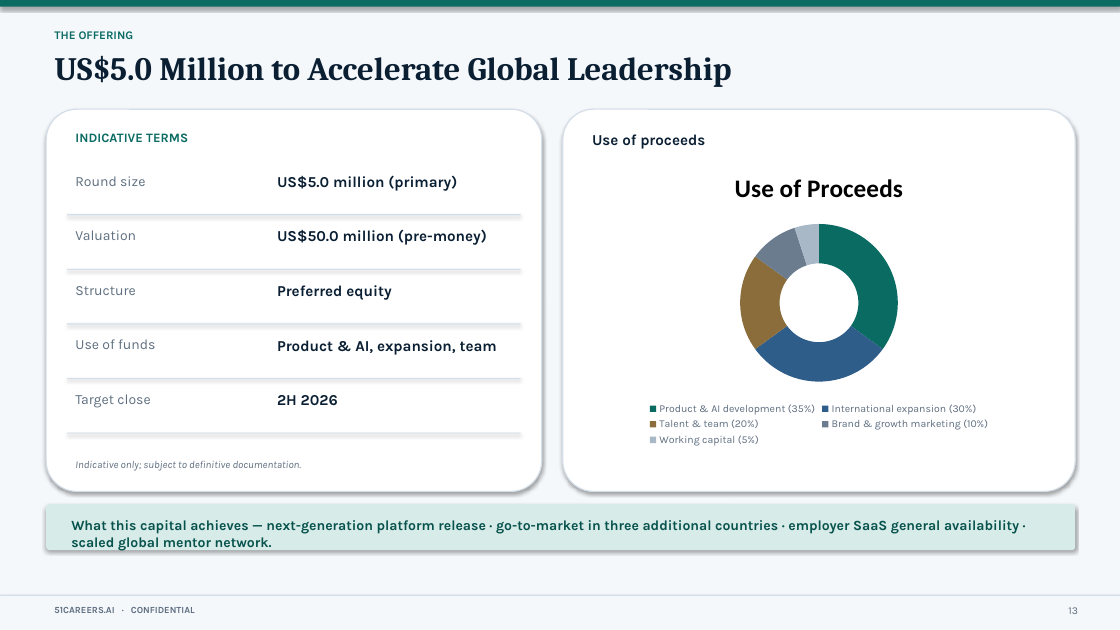
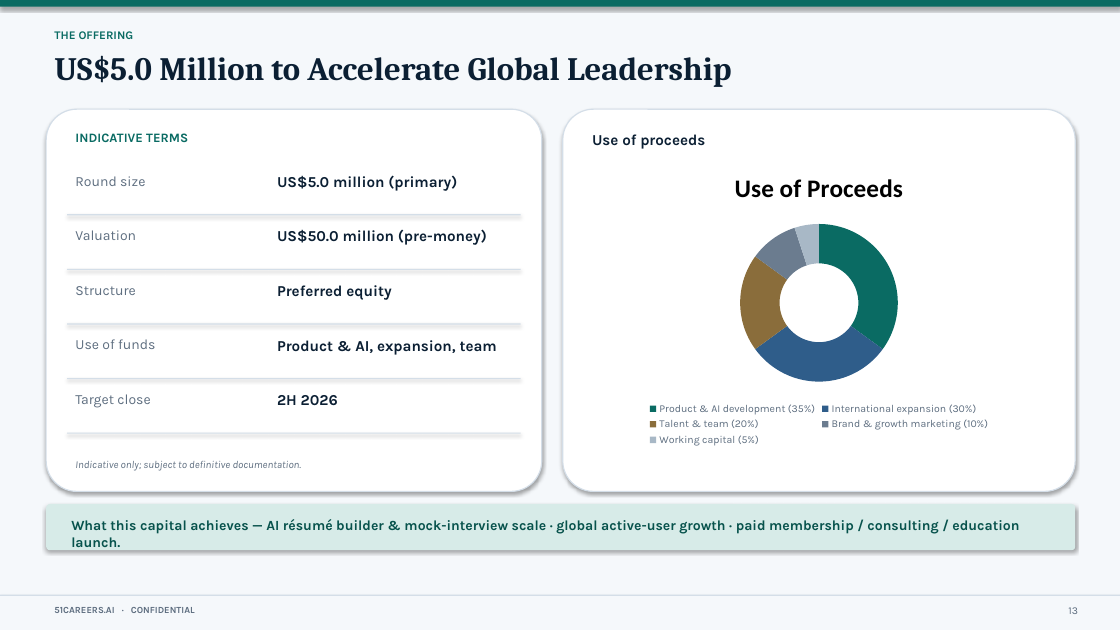
Before and after one commit to anthonyleedu/anthonyleedu, a slide deck: slide 13 of 51Careers_AI_Investor_Presentation.pptx. Drawn at 1120x630 pixels with LibreOffice and Linux fonts; fonts in the diff are those of the drawing. Boxes give left, top, right and bottom in pixels: in the first picture for what was removed or moved away, otherwise in the second. Text is boxed around its words. In the diff, an @@ line names an element or a change of style, - is before the commit and + after.

```diff
--- a/51Careers_AI_Investor_Presentation.pptx
+++ b/51Careers_AI_Investor_Presentation.pptx
@@ text at [71, 519, 1019, 551]: text changed @@
-What this capital achieves — next-generation platform release · go-to-market in three additional countries · employer SaaS general availability · scaled global mentor network.
+What this capital achieves — AI résumé builder & mock-interview scale · global active-user growth · paid membership / consulting / education launch.
```
Also in this commit, not shown: 11 other slides changed, 1 slide added, 1 slide removed, 1 other file.
